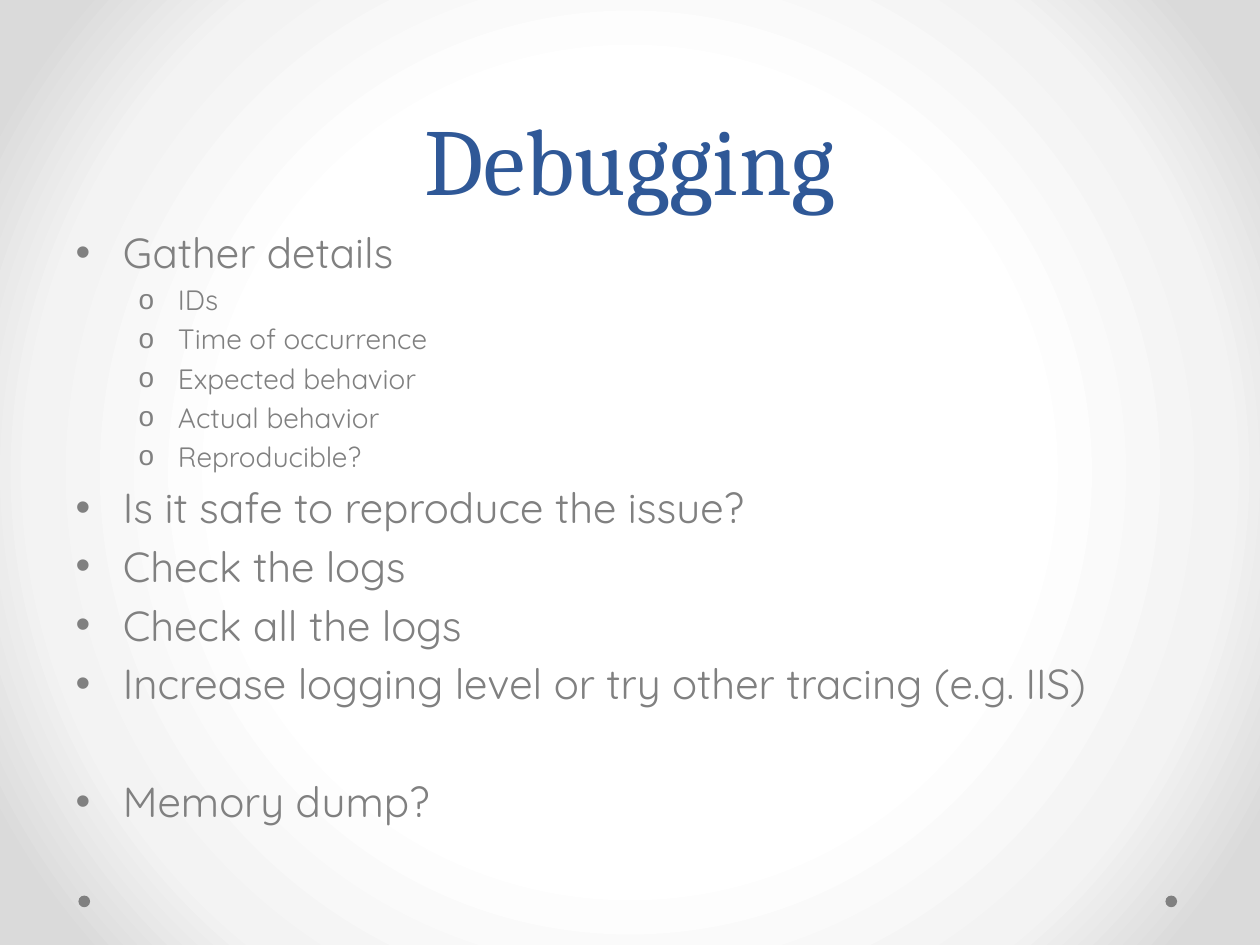
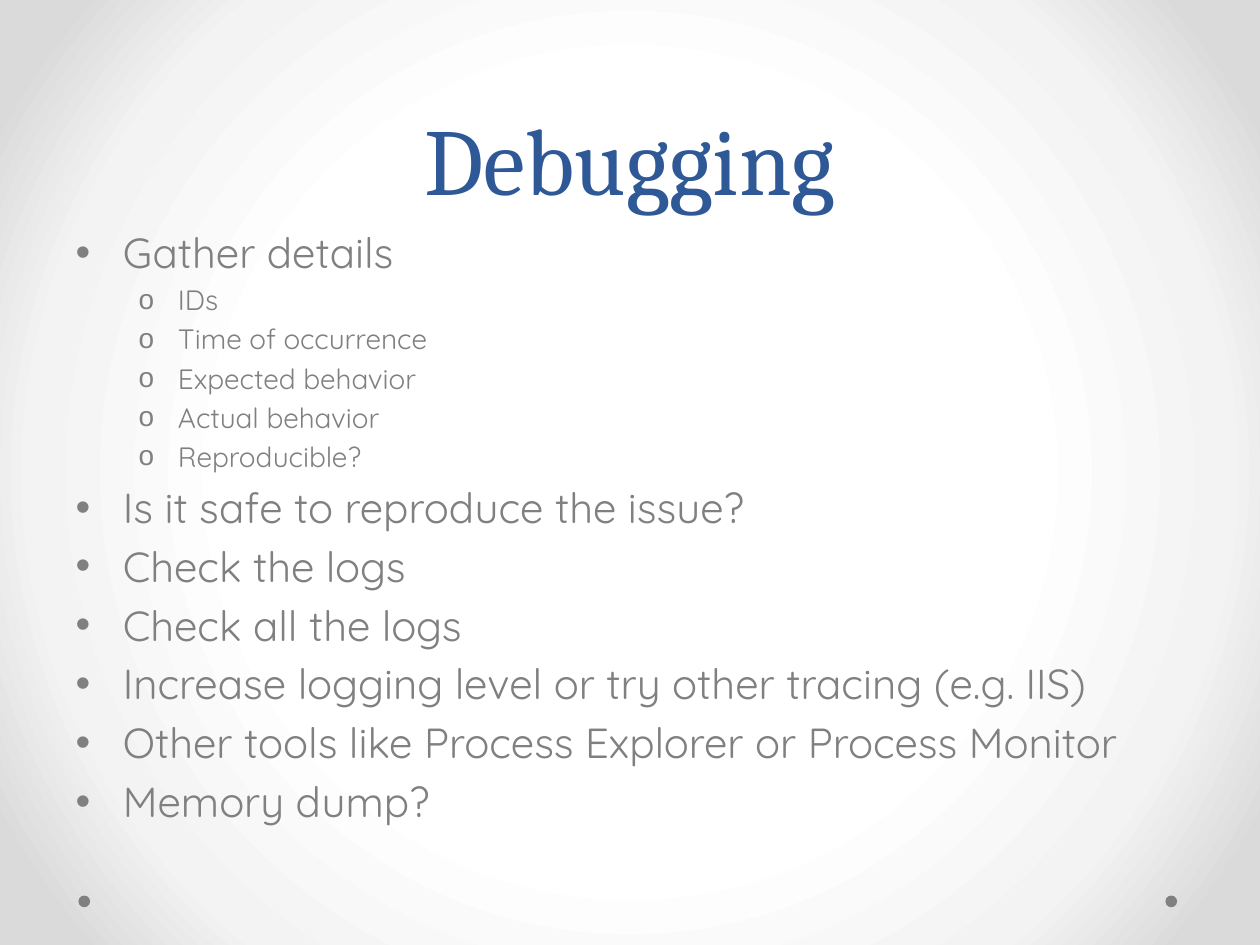
Before and after one commit to RyanHauert/presentations-debugging, a slide deck: slide 4 of Presentation/Production Issues.pptx. Drawn at 1260x945 pixels with LibreOffice and Linux fonts; fonts in the diff are those of the drawing. Boxes give left, top, right and bottom in pixels: in the first picture for what was removed or moved away, otherwise in the second. Text is boxed around its words. In the diff, an @@ line names an element or a change of style, - is before the commit and + after.

```diff
--- a/Presentation/Production Issues.pptx
+++ b/Presentation/Production Issues.pptx
@@ text at box(123, 727, 1117, 767): paragraph added @@
+• Other tools like Process Explorer or Process Monitor
```
Also in this commit, not shown: 2 other slides changed, 1 slide added, 3 other files.
